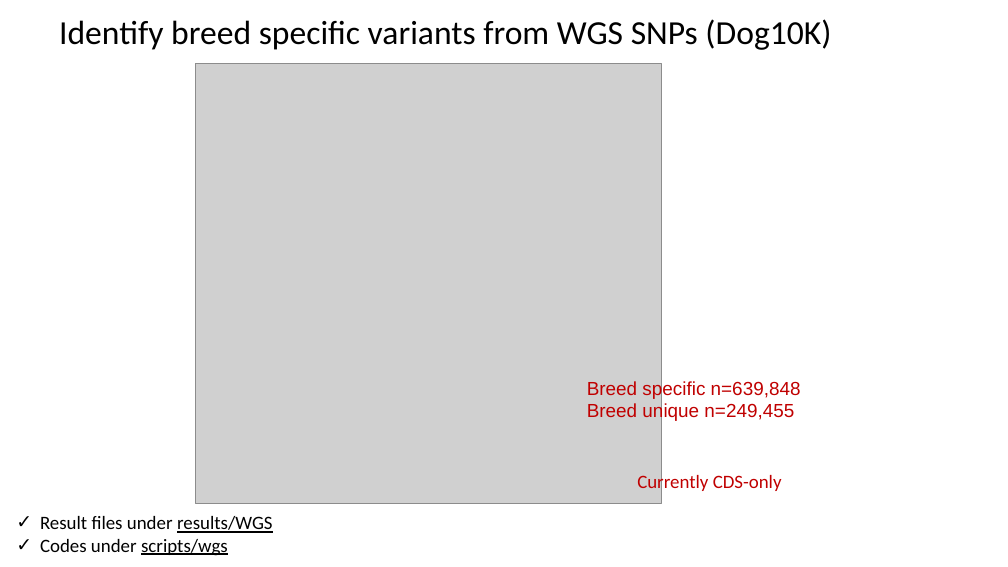
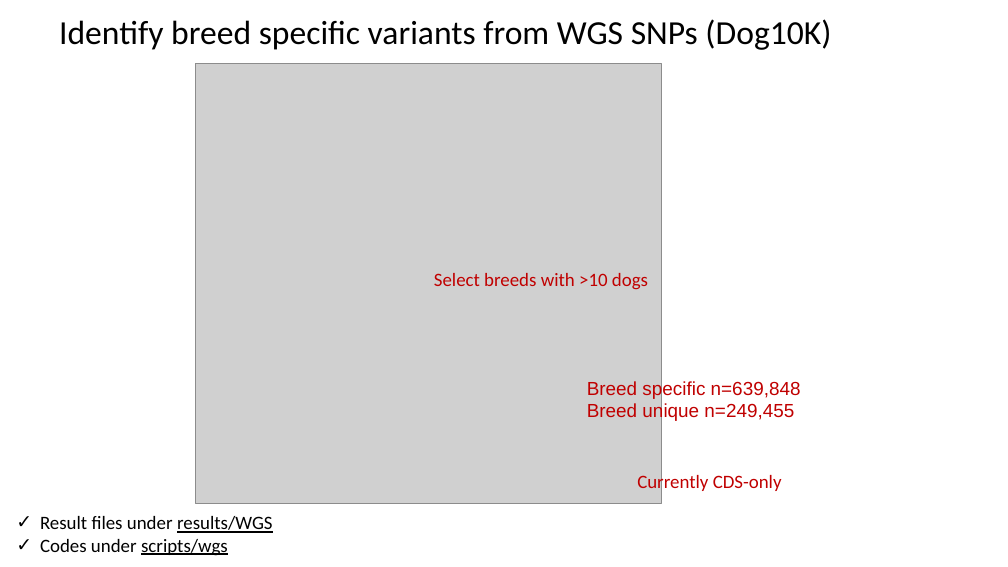
Before and after one commit to JingxuanChen7/canine_tumor_wes, a slide deck: slide 14 of doc/LabMeeting120123.pptx (slide 13 before the commit). Drawn at 1008x567 pixels with LibreOffice and Linux fonts; fonts in the diff are those of the drawing; grey boxes stand for pictures. Boxes give left, top, right and bottom in pixels: in the first picture for what was removed or moved away, otherwise in the second. Text is boxed around its words. In the diff, an @@ line names an element or a change of style, - is before the commit and + after.

```diff
--- a/doc/LabMeeting120123.pptx
+++ b/doc/LabMeeting120123.pptx
@@ text added at [434, 273, 648, 289], 18 pt, text #C00000 @@
+Select breeds with >10 dogs
```
Also in this commit, not shown: 4 other slides changed, 1 slide added.
